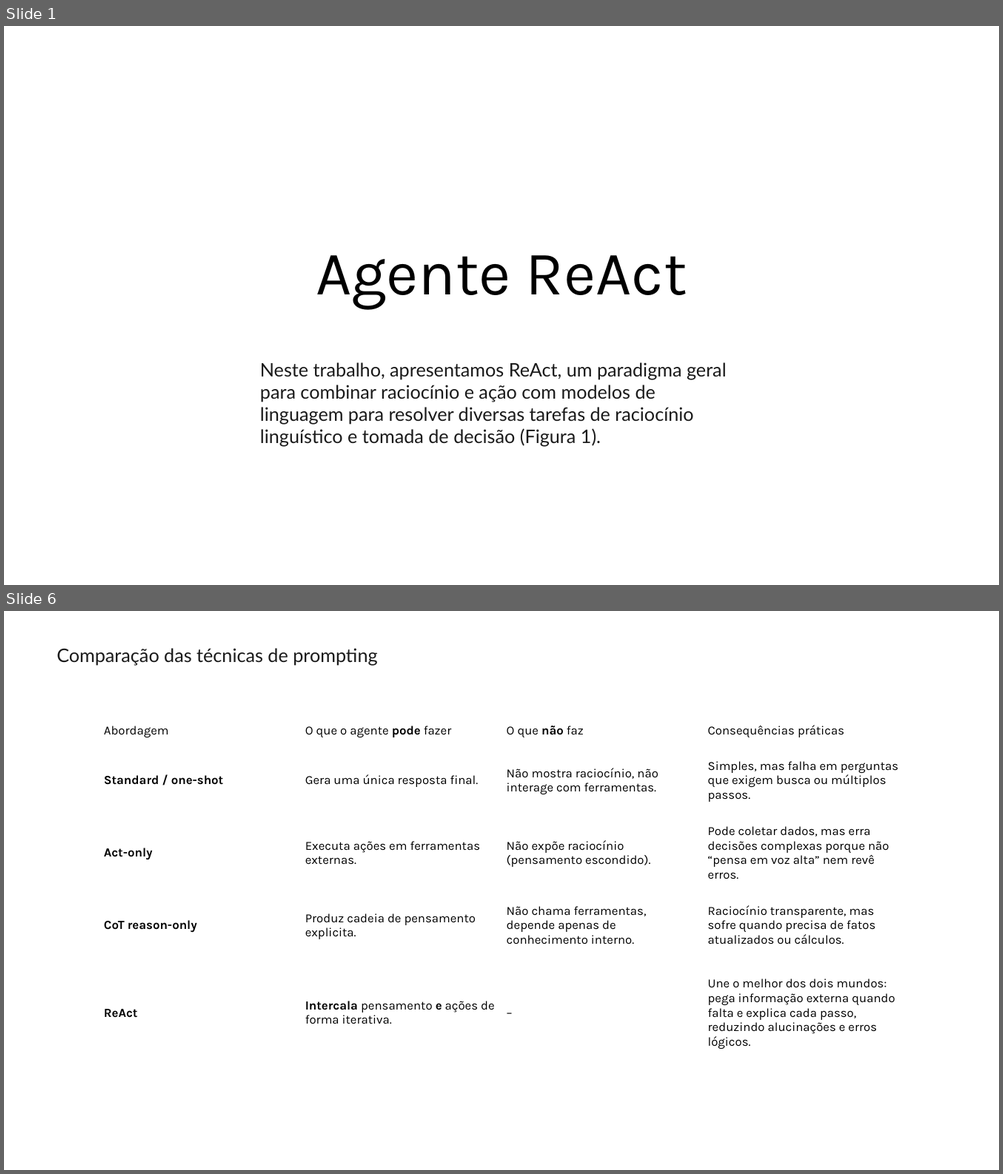
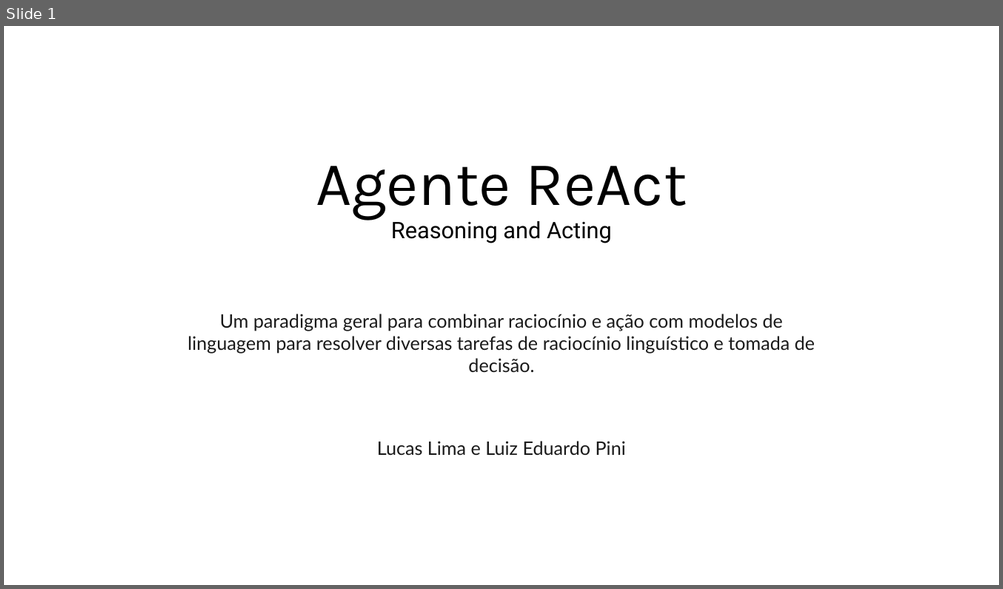
Before and after one commit to luizehp/Agente-ReAct, a slide deck: Agente ReAct.pptx. Shown one above the other, each under a label of ours: slides 1 and 6 before the commit, slide 1 after it; the slides between them are not shown. The pictures are 1003x1174 and 1003x589 pixels, drawn with LibreOffice and Linux fonts; fonts in the diff are those of the drawing. Boxes give left, top, right and bottom in pixels: in the first picture for what was removed or moved away, otherwise in the second. Text is boxed around its words. In the diff, an @@ line names an element or a change of style, - is before the commit and + after.

Commit message:
Power point atualizado

```diff
--- a/Agente ReAct.pptx
+++ b/Agente ReAct.pptx
@@ slide 6 removed at bbox=[4, 611, 999, 1170], background #FFFFFF @@
@@ text removed at bbox=[57, 648, 377, 666] @@
-Comparação das técnicas de prompting
@@ table removed at bbox=[99, 713, 905, 1068], 5 rows, 4 columns @@
-Abordagem | O que o agente pode fazer | O que não faz | Consequências práticas
-Standard / one-shot | Gera uma única resposta final. | Não mostra raciocínio, não interage com ferramentas. | Simples, mas falha em perguntas que exigem busca ou múltiplos passos.
-Act-only | Executa ações em ferramentas externas. | Não expõe raciocínio (pensamento escondido). | Pode coletar dados, mas erra decisões complexas porque não “pensa em voz alta” nem revê erros.
-CoT reason-only | Produz cadeia de pensamento explicita. | Não chama ferramentas, depende apenas de conhecimento interno. | Raciocínio transparente, mas sofre quando precisa de fatos atualizados ou cálculos.
-ReAct | Intercala pensamento e ações de forma iterativa. | – | Une o melhor dos dois mundos: pega informação externa quando falta e explica cada passo, reduzindo alucinações e erros lógicos.
@@ slide 1 changed as well @@
@@ title at bbox=[316, 166, 687, 244]: text changed; size 60 to 22 pt; font Karla to Roboto @@
-Agente ReAct
+Agente ReAct
+Reasoning and Acting
@@ text at bbox=[188, 314, 814, 354]: text changed @@
-Neste trabalho, apresentamos ReAct, um paradigma geral para combinar raciocínio e ação com modelos de linguagem para resolver diversas tarefas de raciocínio linguístico e tomada de decisão (Figura 1).
+Um paradigma geral para combinar raciocínio e ação com modelos de linguagem para resolver diversas tarefas de raciocínio linguístico e tomada de decisão.
@@ text added at bbox=[377, 441, 626, 456], 18 pt, text #1A1A1A @@
+Lucas Lima e Luiz Eduardo Pini
```
Also in this commit, not shown: 2 other slides changed, 7 slides added, 5 other slides removed.
